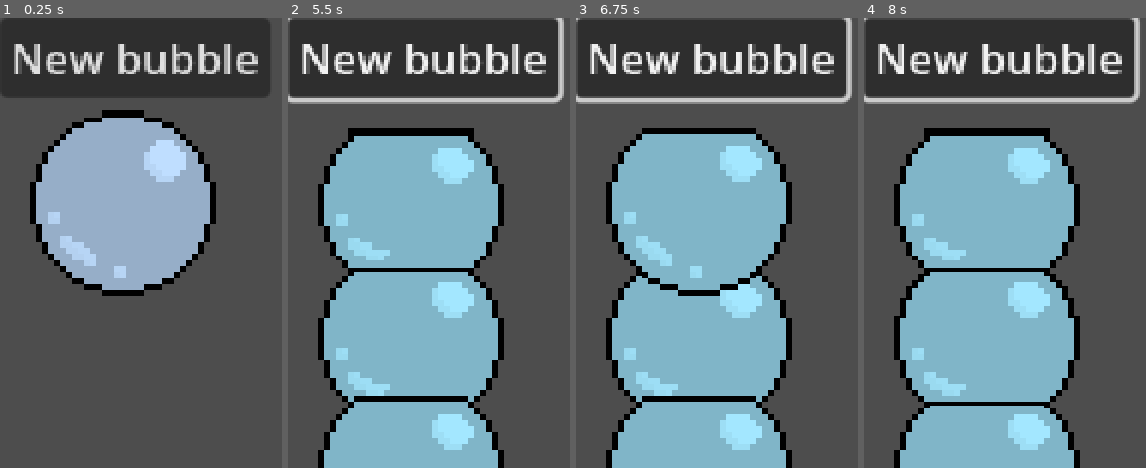
Above: before the commit, frames 1-4 (left to right).
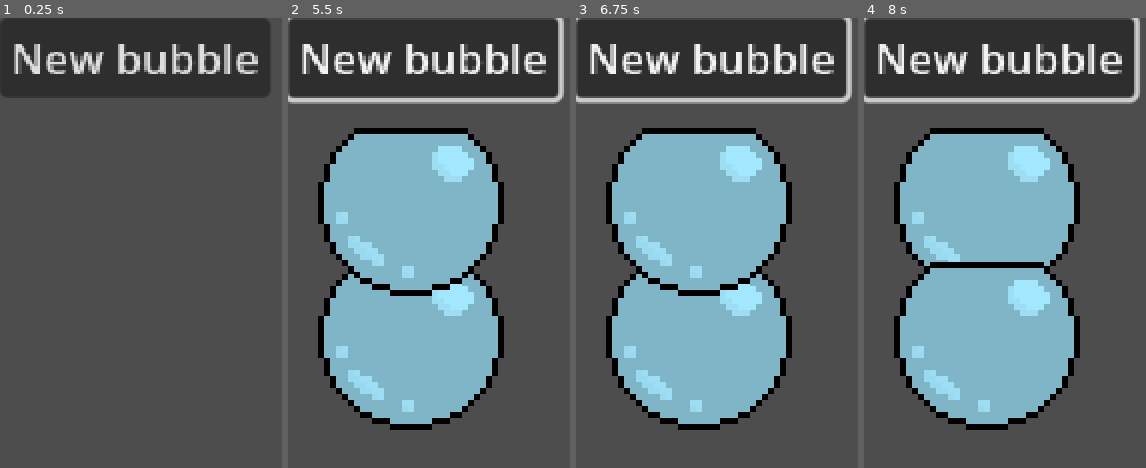
Above: after the commit, the same moments.

Repository: rems64/BubbleAssembly
Game: Godot game, scene res://bulles.tscn
Two runs of this game, one before a commit and one after it. Both use one fixed random seed, a clock stepped at 60 frames per second and the inputs below. This scene is started directly instead of the project's main scene.
Inputs (mouse positions are in pixels of both pictures, inside the frame that each line leads up to):
- Up to frame 1 (0.25 s): no input
- Up to frame 2 (5.5 s): click "New bubble" at 0.5 s; click "New bubble" at 1.25 s; click "New bubble" at 2 s; tap Enter at 2.75, 4.25 s; move the mouse to (412, 202) at 2.77 s; click (412, 202) at 2.92 s; tap Space at 3.5, 5 s; click (412, 202) at 3.67 s; click (412, 202) at 4.42 s; move the mouse to (412, 337) at 5.02 s; click (412, 337) at 5.17 s
- Up to frame 3 (6.75 s): tap Enter at 5.75 s; move the mouse to (700, 202) at 5.77 s; click (700, 202) at 5.92 s; tap Space at 6.5 s; click (700, 202) at 6.67 s
- Up to frame 4 (8 s): click (988, 202) at 7.42 s

The runs differ from the first frame. In frame 1, 21% of the frame differs, in the area x 10-77%, y 20-62%; in frame 2, 10%; in frame 3, 8.5%; in frame 4, 10%.

Commit message:
bulles groupées

Diff:
--- a/bulle.gd
+++ b/bulle.gd
@@ -15,6 +15,7 @@
 
 @onready var len_bulle = apparence.get_sprite_frames().get_frame_texture("bulle", 0).get_size().x
 @onready var held = false
+@onready var collee = false
 
 # Called when the node enters the scene tree for the first time.
 func _ready():
@@ -30,35 +31,60 @@
 
 func _on_input_event(viewport, event, shape_idx):
 	if event is InputEventMouseButton  and event.button_index == MOUSE_BUTTON_LEFT:
-		if event.pressed :
+		if event.pressed:
 			clicked.emit(self)
+	if event is InputEventMouseButton  and event.button_index == MOUSE_BUTTON_RIGHT:
+		if event.pressed:
+			if voisinHaut != null : _on_bulle_exited(voisinHaut)
+			if voisinBas != null : _on_bulle_exited(voisinBas)
+			if voisinGauche != null : _on_bulle_exited(voisinGauche)
+			if voisinDroite != null : _on_bulle_exited(voisinDroite)
+			queue_free()
 
 func _physics_process(delta):
-	#//reinitialize les voisins
-	if voisinHaut != null : _on_bulle_exited(voisinHaut)
-	if voisinBas != null : _on_bulle_exited(voisinBas)
-	if voisinGauche != null : _on_bulle_exited(voisinGauche)
-	if voisinDroite != null : _on_bulle_exited(voisinDroite)
+	#//reinitialize les voisins seulement si ce n'est pas fixé encore
+	if !collee :
+		if voisinHaut != null : _on_bulle_exited(voisinHaut)
+		if voisinBas != null : _on_bulle_exited(voisinBas)
+		if voisinGauche != null : _on_bulle_exited(voisinGauche)
+		if voisinDroite != null : _on_bulle_exited(voisinDroite)
 		#global_transform.origin = round(get_global_mouse_position())
 
-	#//déplace la bubulle comme on le veut
-	if held :
-		global_position = round(get_global_mouse_position())
-		#collision = move_and_collide(round(get_global_mouse_position())-global_position)
-
-	#//recalcule des voisins
-	var collision = get_colliding_bodies()
-	if collision != [] :
+		#//déplace la bubulle comme on le veut
 		if held :
 			global_position = round(get_global_mouse_position())
-		for bulle in collision :
-			#_on_bulle_collisioned(collision.get_collider())
-			_on_bulle_collisioned(bulle)
+			#collision = move_and_collide(round(get_global_mouse_position())-global_position)
+
+		#//recalcule des voisins
+		var collision = get_colliding_bodies()
+		if collision != [] :
+			if held :
+				global_position = round(get_global_mouse_position())
+			for bulle in collision :
+				#_on_bulle_collisioned(collision.get_collider())
+				_on_bulle_collisioned(bulle)
 
 	else :
-		pass
+		var collision = get_colliding_bodies()
+		if collision != [] :
+			for bulle in collision :
+				bulle.voisin_colle()
+				_on_bulle_collisioned(bulle)
+
+		if held :
+			var ancienne_pos = global_position
+			global_position = round(get_global_mouse_position())
+			var block = get_parent().dijkstra(self)
+			for voisin in block :
+				voisin.suis_mouvement(global_position-ancienne_pos)
 #	update l'affichage
 	contact()
+
+func suis_mouvement(dp) :
+	global_position += dp
+func voisin_colle() :
+	if !held :
+		collee = true
 
 func pickup():
 	if held:
@@ -71,8 +97,7 @@
 		#freeze = false
 		apply_central_impulse(impulse)
 		var collision = get_colliding_bodies()
-		if collision != [] :
-			print(collision)
+		if !collee && collision != [] :
 			 #handle the rightful placement
 			var me_x = global_position.x
 			var me_y = global_position.y
@@ -105,6 +130,8 @@
 				if diff_y < 0 : #la bulle est en-dessous de moi
 					global_position.y = bulle_y - 2*len_bulle-5
 				else : global_position.y = bulle_y + 2*len_bulle+5
+			print("je suis collée : ", get_instance_id())
+			collee = true
 
 		held = false
 
@@ -170,10 +197,13 @@
 		else : voisinHaut = bulle
 
 
+
 func _on_bulle_exited(bulle: Node) -> void:
-	#if held :
-		#bulle._on_bulle_exited(self)
+	if held :
+		bulle._on_bulle_exited(self)
 	remove_from_voisin(bulle)
+	if voisinHaut == null && voisinBas == null && voisinGauche == null && voisinDroite == null :
+		collee = false
 
 func remove_from_voisin(bulle : Node) :
 	if voisinHaut == bulle : voisinHaut = null
--- a/bulles.tscn
+++ b/bulles.tscn
@@ -1,14 +1,9 @@
-[gd_scene load_steps=3 format=3 uid="uid://c86u6xvukvfds"]
+[gd_scene load_steps=2 format=3 uid="uid://c86u6xvukvfds"]
 
 [ext_resource type="Script" path="res://main.gd" id="1_qt5wf"]
-[ext_resource type="PackedScene" uid="uid://dm2ato8fp0vjt" path="res://bubulle.tscn" id="2_0mvua"]
 
 [node name="bulles" type="Node2D"]
 script = ExtResource("1_qt5wf")
-
-[node name="bulle" parent="." instance=ExtResource("2_0mvua")]
-modulate = Color(0.74902, 0.870588, 1, 1)
-position = Vector2(190, 128)
 
 [node name="Button" type="Button" parent="."]
 offset_right = 8.0
--- a/main.gd
+++ b/main.gd
@@ -1,5 +1,5 @@
 extends Node2D
-@onready var child = $bulle
+#@onready var child = $bulle
 var held_object = null
 # Called when the node enters the scene tree for the first time.
 func _ready():
@@ -24,8 +24,40 @@
 func _on_button_pressed():
 	var bulle = preload("res://bubulle.tscn").instantiate()
 	#var bulle_instance = bulle.instance()
-	bulle.global_transform = child.global_transform
+	#bulle.global_transform = child.global_transform
 	bulle.global_position.x += 5
 	bulle.global_position.y += 5
+	bulle.visible = true
 	add_child(bulle)
 	bulle.clicked.connect(_on_pickable_clicked)
+
+func dijkstra(bulleDep : Node) :
+	var liste_voisins = [bulleDep]
+	if bulleDep.voisinHaut != null : liste_voisins.append(bulleDep.voisinHaut)
+	if bulleDep.voisinBas != null : liste_voisins.append(bulleDep.voisinBas)
+	if bulleDep.voisinGauche != null : liste_voisins.append(bulleDep.voisinGauche)
+	if bulleDep.voisinDroite != null : liste_voisins.append(bulleDep.voisinDroite)
+	var voisins_visites = [bulleDep]
+	var i = 0
+	while voisins_visites.size() < liste_voisins.size() :
+		i += 1
+		print("_______")
+		print("tour : ", i)
+		#print("liste voisins : ", liste_voisins)
+		#print("liste_visites : ", voisins_visites)
+		var voisin = liste_voisins[voisins_visites.size()]
+		if voisin.voisinHaut != null :
+			if !(voisin.voisinHaut in liste_voisins) :
+				liste_voisins.append(voisin.voisinHaut)
+		if voisin.voisinBas != null :
+			if !(voisin.voisinBas in liste_voisins) :
+				liste_voisins.append(voisin.voisinBas)
+		if voisin.voisinGauche != null :
+			if !(voisin.voisinGauche in liste_voisins) :
+				liste_voisins.append(voisin.voisinGauche)
+		if voisin.voisinDroite != null :
+			if !(voisin.voisinDroite in liste_voisins) :
+				liste_voisins.append(voisin.voisinDroite)
+		voisins_visites.append(voisin)
+	liste_voisins.pop_front()
+	return liste_voisins
